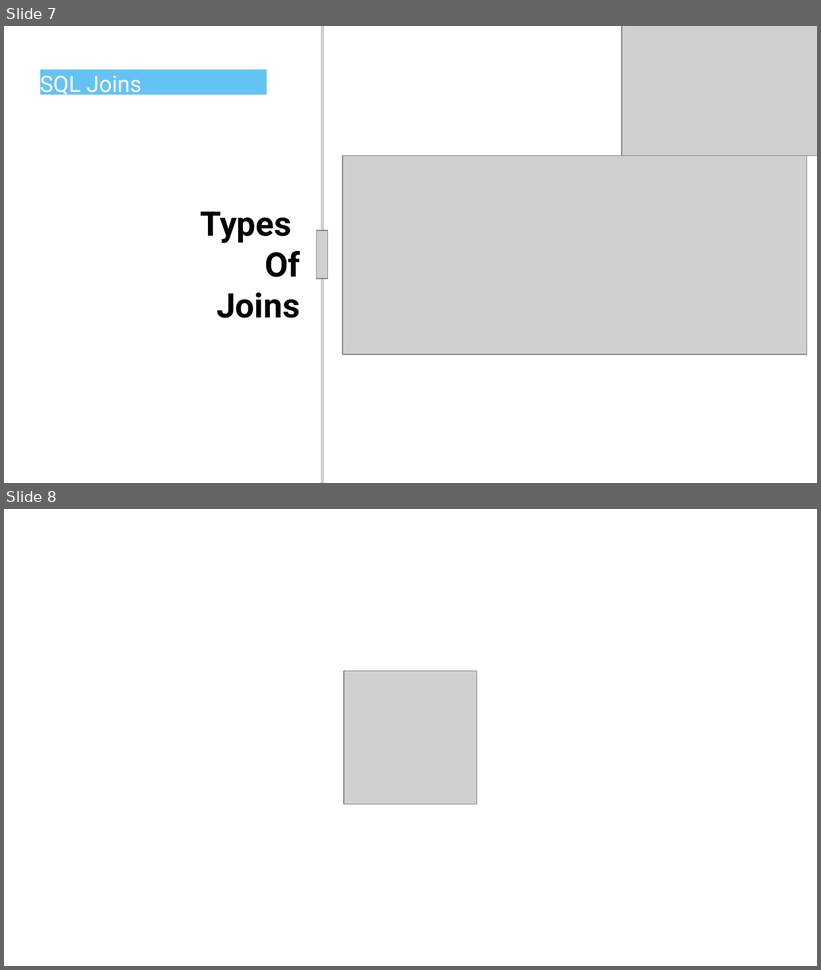
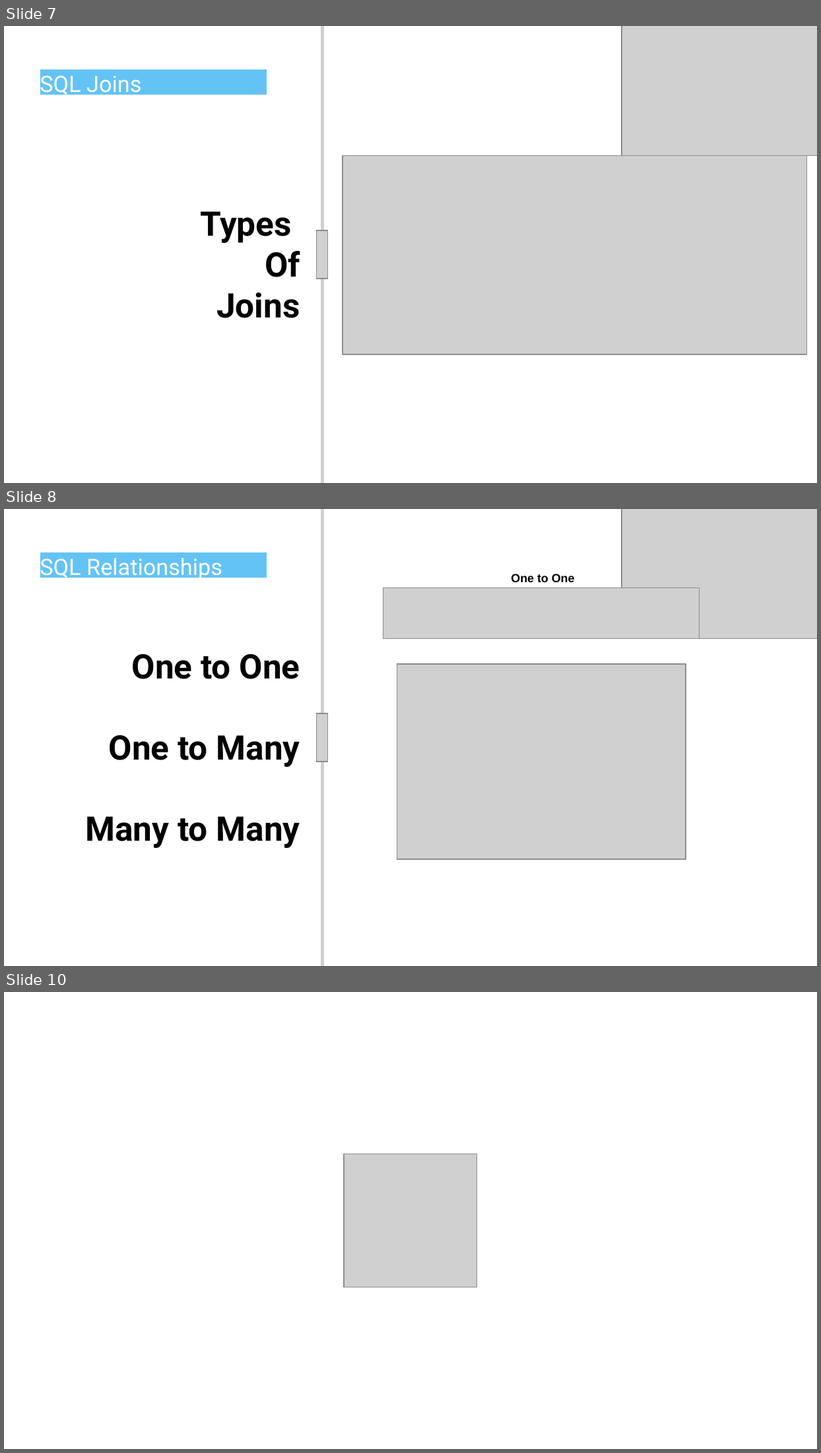
Before and after one commit to haggarw3/intro_to_sql, a slide deck: session4/sql_joins.pptx. Shown one above the other, each under a label of ours: slides 7 and 8 before the commit, slides 7, 8 and 10 after it; the slides between them are not shown. The pictures are 821x970 and 821x1453 pixels, drawn with LibreOffice and Linux fonts; fonts in the diff are those of the drawing; grey boxes stand for pictures. Boxes give left, top, right and bottom in pixels: in the first picture for what was removed or moved away, otherwise in the second. Text is boxed around its words. In the diff, an @@ line names an element or a change of style, - is before the commit and + after.

Commit message:
ppt updated

```diff
--- a/session4/sql_joins.pptx
+++ b/session4/sql_joins.pptx
@@ slide 8 added at [4, 509, 817, 966], background #FFFFFF @@
@@ line added from (322, 966) to (322, 509), #D0D0D0 3 pt @@
@@ picture added at [622, 509, 817, 638] @@
@@ rectangle added at [40, 552, 267, 577], fill #64C3F5 @@
@@ text added at [40, 555, 222, 581], 20 pt, text #FFFFFF @@
+SQL Relationships
@@ text added at [511, 574, 575, 582], 10.5 pt, text #000000, bold @@
+One to One
@@ picture added at [384, 588, 700, 638] @@
@@ text added at [86, 654, 300, 848], 30 pt, text #000000, bold @@
+One to One
+One to Many
+Many to Many
@@ picture added at [397, 664, 685, 859] @@
@@ picture added at [316, 714, 327, 762] @@
@@ what was slide 8 is now slide 10 @@
```
Also in this commit, not shown: 1 other slide added, 1 other file.
